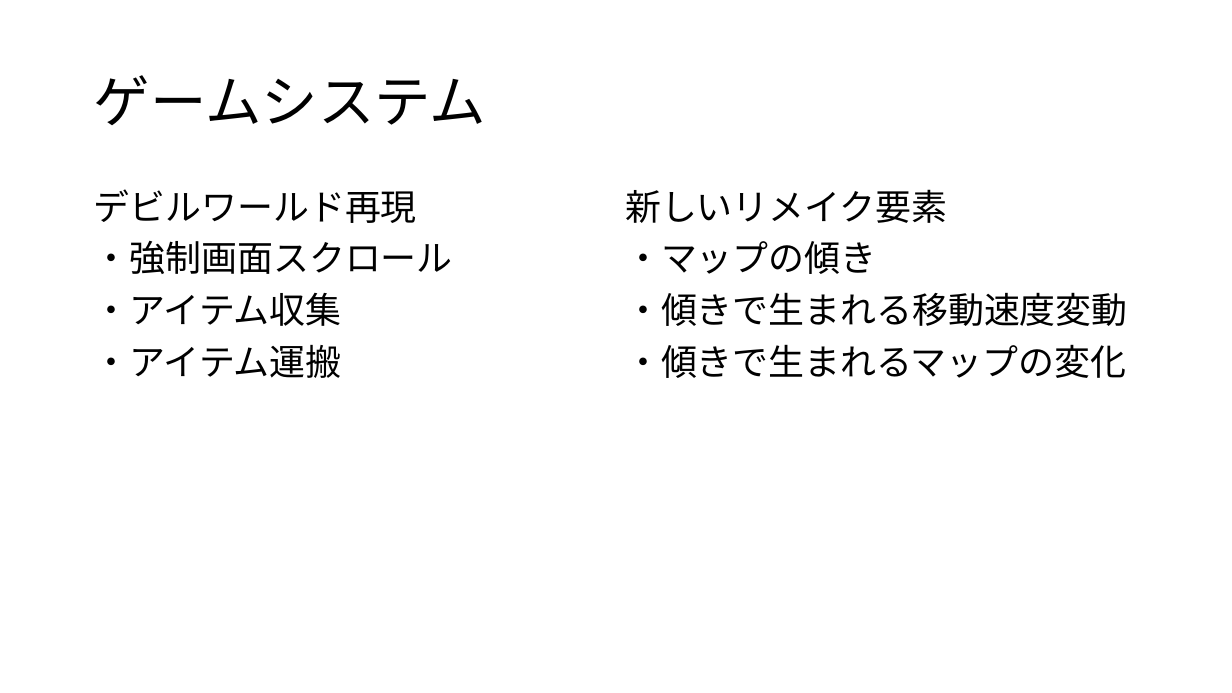
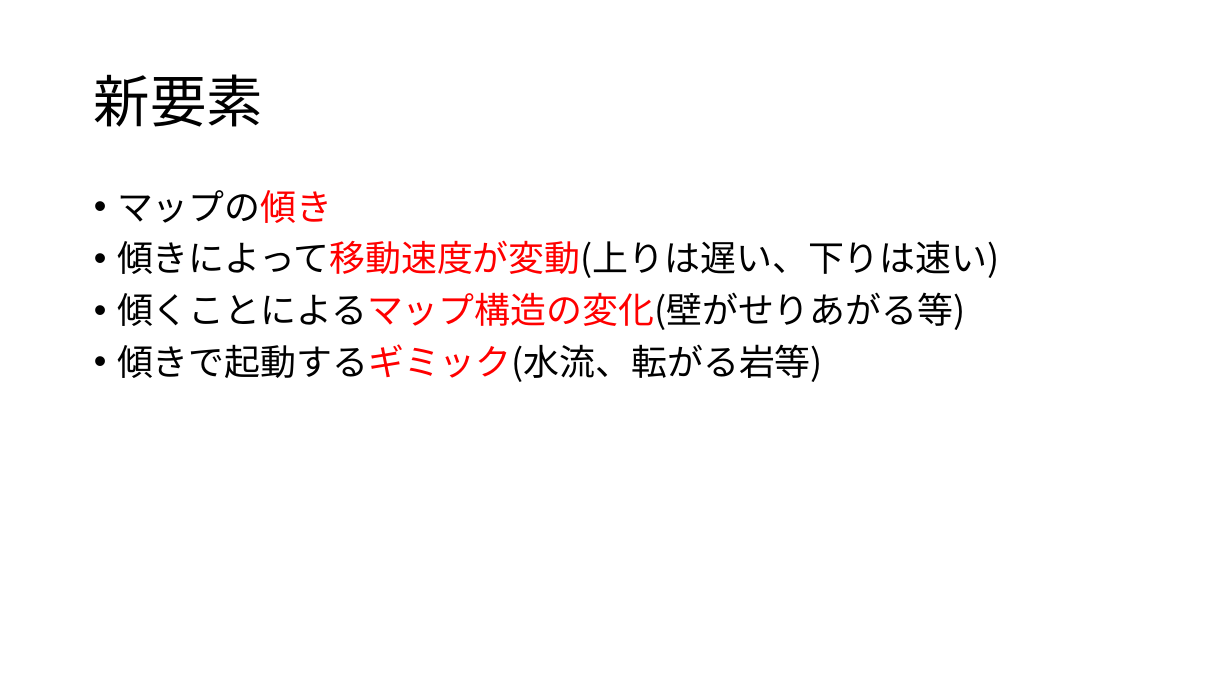
Before and after one commit to TomoyaKanazaki/Graduation, a slide deck: slide 4 of 03_pranning/00_本企画.pptx. Drawn at 1232x693 pixels with LibreOffice and Linux fonts; fonts in the diff are those of the drawing. Boxes give left, top, right and bottom in pixels: in the first picture for what was removed or moved away, otherwise in the second. Text is boxed around its words. In the diff, an @@ line names an element or a change of style, - is before the commit and + after.

Commit message:
デバッグプロックの置き換え

```diff
--- a/03_pranning/00_本企画.pptx
+++ b/03_pranning/00_本企画.pptx
@@ title at box(94, 74, 263, 127): text changed @@
-ゲームシステム
+新要素
@@ text removed at box(94, 189, 453, 378) @@
-デビルワールド再現
-・強制画面スクロール
-・アイテム収集
-・アイテム運搬
@@ text added at box(117, 190, 1000, 382), 28 pt, text #000000 @@
+• マップの傾き
+• 傾きによって移動速度が変動(上りは遅い、下りは速い)
+• 傾くことによるマップ構造の変化(壁がせりあがる等)
+• 傾きで起動するギミック(水流、転がる岩等)
@@ text removed at box(625, 189, 1127, 378) @@
-新しいリメイク要素
-・マップの傾き
-・傾きで生まれる移動速度変動
-・傾きで生まれるマップの変化
```
Also in this commit, not shown: 3 other slides changed, 19 other files.
